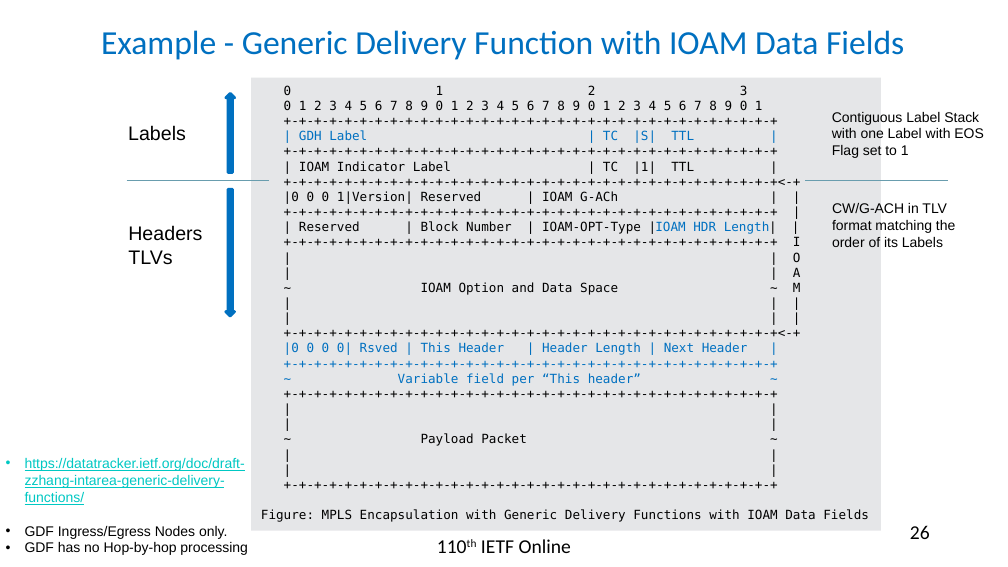
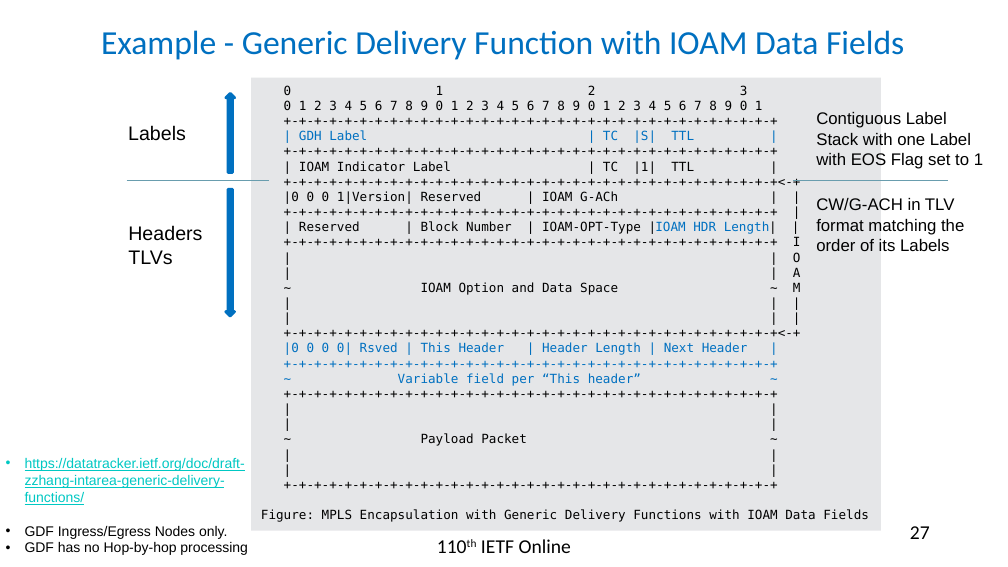
Before and after one commit to rakgandhi/ietf-slides, a slide deck: slide 27 of draft-gandhi-mpls-ioam-sr-06.pptx (slide 26 before the commit). Drawn at 1008x567 pixels with LibreOffice and Linux fonts; fonts in the diff are those of the drawing. Boxes give left, top, right and bottom in pixels: in the first picture for what was removed or moved away, otherwise in the second. Text is boxed around its words. In the diff, an @@ line names an element or a change of style, - is before the commit and + after.

```diff
--- a/draft-gandhi-mpls-ioam-sr-06.pptx
+++ b/draft-gandhi-mpls-ioam-sr-06.pptx
@@ text "Contiguous Label Stack with one ..." at [816, 112, 983, 169]: size 10 to 12 pt @@
@@ text "Contiguous Label Stack with one ...": place and size @@
-text "Contiguous Label Stack with one ..." at [832, 112, 983, 158]
+text "Contiguous Label Stack with one ..." at [816, 112, 983, 169]
@@ line moved from (805, 180) - (949, 180) to (793, 180) - (949, 180) @@
@@ text "CW/G-ACH in TLV format matching ...": place and size @@
-text "CW/G-ACH in TLV format matching ..." at [832, 203, 955, 247]
+text "CW/G-ACH in TLV format matching ..." at [816, 198, 964, 251]
@@ text "CW/G-ACH in TLV format matching ..." at [816, 198, 964, 251]: size 10 to 12 pt @@
@@ page number at [910, 526, 930, 539]: text changed @@
-26
+27
```
Also in this commit, not shown: 5 other slides changed, 1 slide added, 1 other file.
